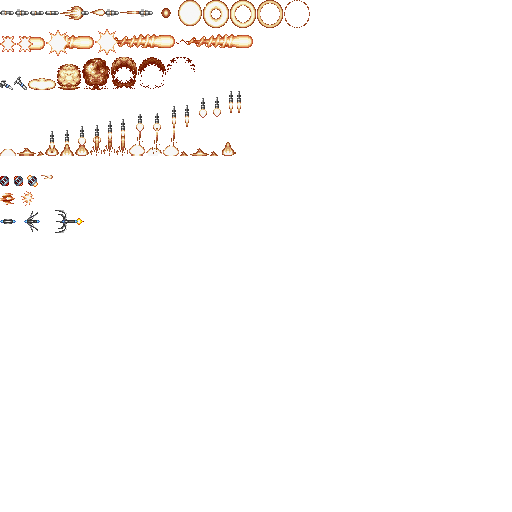
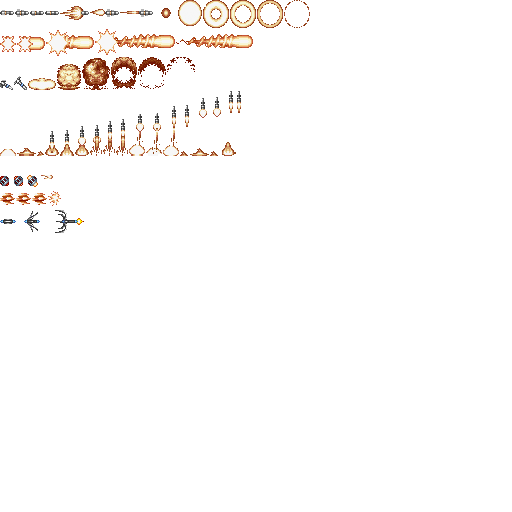
Two versions of the same layered image (512×512). Layer-by-layer changes:
painted on "Layer 21" over [16, 191, 61, 206]
